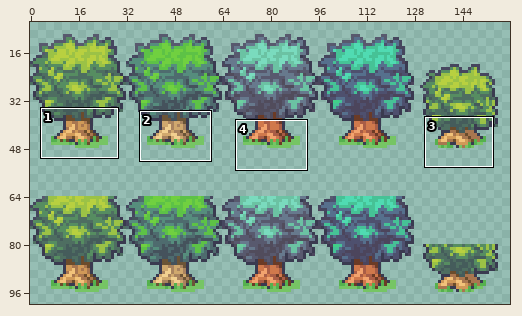
Edited in one commit: sprite sheet (rsrc/environment/Tree.png). The first picture is a wide view before the edit; the outline marks the close-up.
Close-up. As it was:
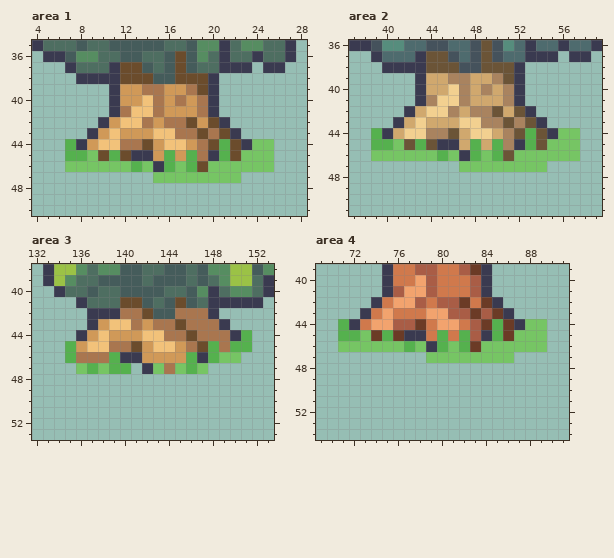
The file is 160x160 pixels. Colours within 5 levels of each other are drawn and written as one. Shown: area 1: x 4..28, y 35..50; area 2: x 37..59, y 36..51; area 3: x 132..153, y 38..53; area 4: x 69..91, y 39..54. The wide view leaves out empty margins. The commit also changed other parts of the picture, which this record leaves out.
The same view after the edit:
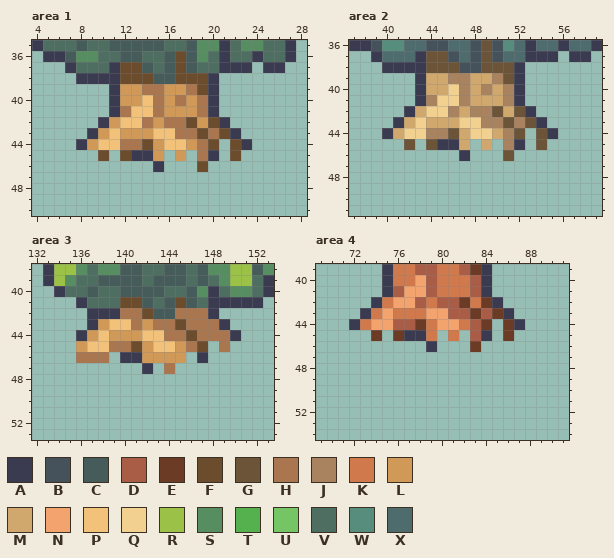
Palette (. is transparent): A #3a3a50  B #45525c  C #455c5b  D #a95d46  E #6b3b26  F #6b4c2c  G #6b5437  H #a9764f  J #a9835f  K #d0794c  L #d09958  M #d0a86e  N #f2a36e  P #f2c27a  Q #f2d090  R #9bc246  S #568d61  T #55b14e  U #76c564  V #4e6e61  W #568d7d  X #4e6b6e
Change:
Changed rows in their new state; - is an unchanged pixel.
Area 1:
first column x 7:
44 .-------------.--..
45 ...-.----.-.--.-...
46 ........-...-......
47 --------........---
Area 2:
first column x 39:
44 .-------------.--..
45 ...-.----.-.--.-...
46 ........-...-......
47 --------........---
Area 3:
first column x 135:
44 ----------------.
45 .------------.-..
46 .---.------.-...-
47 -.....--.-...----
Area 4:
first column x 71:
44 .-------------.--..
45 ...-.----.-.--.-...
46 ........-...-......
47 --------........---
Boxes around the changes in both close-ups, in picture pixels (x1, y1, x2, y2):
erased: (65, 139, 274, 183)
erased: (371, 128, 580, 172)
erased: (65, 330, 252, 374)
erased: (338, 319, 547, 363)
